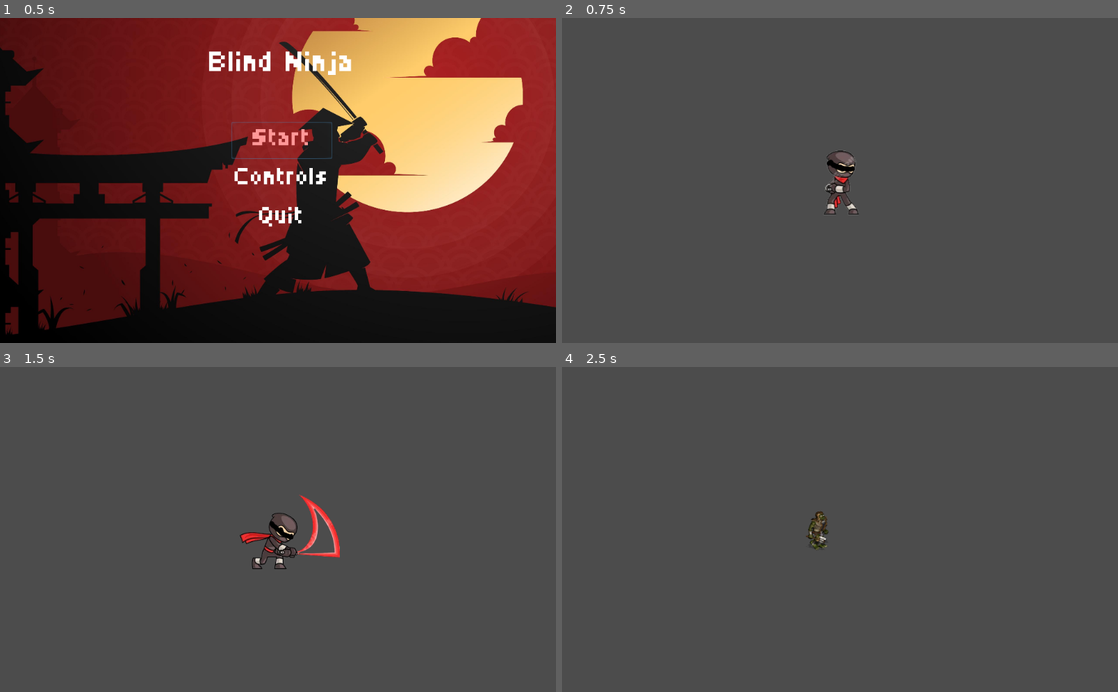
Above: before the commit, frames 1-4 (two rows, left to right).
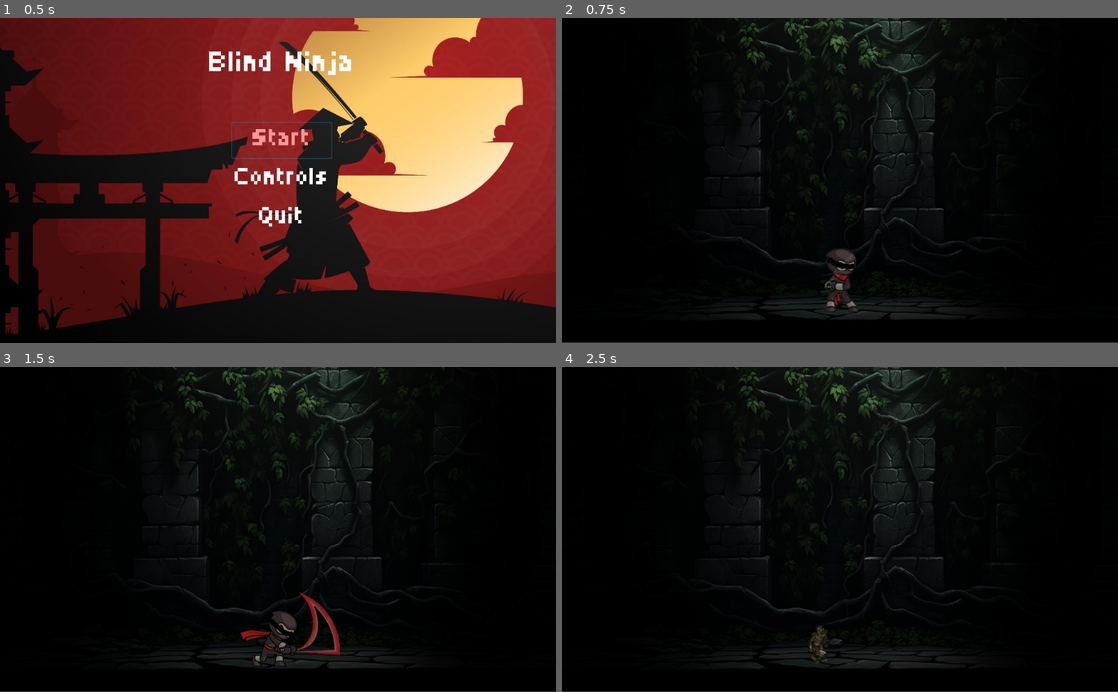
Above: after the commit, the same moments.

Repository: guedeslucas1/PCS3549
Game: Godot game, scene res://Src/TelaInicial/StartScreen.tscn
The game is run twice, just before and just after one commit, with the same random seed, the same clock (stepped at 60 frames per second) and the same inputs.
Inputs:
- Up to frame 1 (0.5 s): no input
- Up to frame 2 (0.75 s): click "Start" at 0.5 s
- Up to frame 3 (1.5 s): tap Enter at 1.25 s; hold Q (atack) from 1.28 s (still down)
- Up to frame 4 (2.5 s): release Q (atack) at 2.03 s; tap Q (atack) at 2.1 s

Frame 1 is identical in both runs. In frame 2, 99% of the frame differs, in the area x 0-100%, y 0-100%; in frame 3, 99%; in frame 4, 99%.

Commit message:
Add sound

Diff:
--- a/Src/Inimigo/Inimigo.gd
+++ b/Src/Inimigo/Inimigo.gd
@@ -17,6 +17,7 @@
 	$AnimatedSprite.animation = "Walk"
 	$AnimatedSprite.flip_h = (velocity.x < 0);
 	$AnimatedSprite.play()
+	$OrcSound.play()
 
 
 # Called every frame. 'delta' is the elapsed time since the previous frame.
--- a/Src/Inimigo/Inimigo.tscn
+++ b/Src/Inimigo/Inimigo.tscn
@@ -12,6 +12,7 @@
 [ext_resource path="res://Src/Inimigo/Sprites/Walk/6.png" type="Texture" id=10]
 [ext_resource path="res://Src/Inimigo/Sprites/Walk/8.png" type="Texture" id=11]
 [ext_resource path="res://Src/Inimigo/Inimigo.gd" type="Script" id=12]
+[ext_resource path="res://Src/Inimigo/407356__forthehorde68__fx_orc(1).mp3" type="AudioStream" id=13]
 
 [sub_resource type="SpriteFrames" id=1]
 animations = [ {
@@ -35,5 +36,8 @@
 position = Vector2( -1.5, 0.25 )
 shape = SubResource( 2 )
 
+[node name="OrcSound" type="AudioStreamPlayer2D" parent="."]
+stream = ExtResource( 13 )
+
 [connection signal="area_entered" from="." to="." method="_on_Area2D_area_entered"]
 [connection signal="child_entered_tree" from="CollisionShape2D" to="." method="_on_CollisionShape2D_child_entered_tree"]
--- a/Src/Main/Main.gd
+++ b/Src/Main/Main.gd
@@ -19,10 +19,10 @@
 
 	var enemy_right = randf() > 0.5
 
-	var enemy_pos = Vector2(0, screen_height/2)
+	var enemy_pos = Vector2(0, screen_height - 90)
 	if enemy_right:
 		enemy.velocity *= -1
-		enemy_pos = Vector2(screen_width, screen_height/2)
+		enemy_pos = Vector2(screen_width, screen_height - 90)
 
 	enemy.position = enemy_pos
 
@@ -37,7 +37,7 @@
 func new_game():
 	player = player_scene.instance()
 	add_child(player)
-	player.position = Vector2(screen_width/2, screen_height/2)
+	player.position = Vector2(screen_width/2, screen_height - 120)
 	$MobTimer.start()
 
 # Called when the node enters the scene tree for the first time.
--- a/Src/Main/Main.tscn
+++ b/Src/Main/Main.tscn
@@ -1,6 +1,8 @@
-[gd_scene load_steps=2 format=2]
+[gd_scene load_steps=4 format=2]
 
+[ext_resource path="res://Src/Main/Background.jpeg" type="Texture" id=1]
 [ext_resource path="res://Src/Main/Main.gd" type="Script" id=2]
+[ext_resource path="res://Src/Main/BackgroundBlack.png" type="Texture" id=3]
 
 [node name="Main" type="Node"]
 script = ExtResource( 2 )
@@ -8,4 +10,25 @@
 [node name="MobTimer" type="Timer" parent="."]
 autostart = true
 
+[node name="Background" type="Sprite" parent="."]
+position = Vector2( 512.5, 299.5 )
+scale = Vector2( 0.402734, 0.440118 )
+z_index = -1
+texture = ExtResource( 1 )
+
+[node name="BackgroundBlack" type="Sprite" parent="."]
+modulate = Color( 0, 0, 0, 1 )
+position = Vector2( 509.5, 295.5 )
+scale = Vector2( 0.361458, 0.2985 )
+z_index = 1
+texture = ExtResource( 3 )
+
+[node name="BackgroundBlack2" type="Sprite" parent="."]
+modulate = Color( 0, 0, 0, 1 )
+position = Vector2( 515.024, 296 )
+rotation = 3.14159
+scale = Vector2( 0.358664, 0.2985 )
+z_index = 1
+texture = ExtResource( 3 )
+
 [connection signal="timeout" from="MobTimer" to="." method="mob_timer_timeout"]
--- a/Src/Player/Player.tscn
+++ b/Src/Player/Player.tscn
@@ -6,6 +6,7 @@
 [ext_resource path="res://Src/Player/Sprites/Atack/3.png" type="Texture" id=4]
 [ext_resource path="res://Src/Player/Sprites/Atack/2.png" type="Texture" id=5]
 [ext_resource path="res://Src/Player/Sprites/Atack/1.png" type="Texture" id=6]
+[ext_resource path="res://Src/Player/407356__forthehorde68__fx_orc(2).mp3" type="AudioStream" id=7]
 
 [sub_resource type="CapsuleShape2D" id=3]
 radius = 31.0
@@ -40,6 +41,12 @@
 position = Vector2( 0, 3.206 )
 shape = SubResource( 2 )
 
+[node name="SwordSound" type="AudioStreamPlayer2D" parent="."]
+stream = ExtResource( 7 )
+attenuation = 0.329876
+
+[node name="Listener" type="Listener" parent="."]
+
 [connection signal="area_entered" from="." to="." method="_on_Player_area_entered"]
 [connection signal="body_entered" from="." to="." method="_on_Player_body_entered"]
 [connection signal="area_entered" from="SwordArea" to="." method="_on_SwordArea_area_entered"]
--- a/Src/Player/PlayerScript.gd
+++ b/Src/Player/PlayerScript.gd
@@ -4,11 +4,13 @@
 signal swordAreaOff
 
 export var dead = false
+onready var swordSound = $SwordSound
 
 func atack():
 	emit_signal("swordAreaOn")
 	$AnimatedSprite.animation = "Atack"
 	$AnimatedSprite.play()
+	swordSound.play()
 
 func end_animation():
 	emit_signal("swordAreaOff")
Not shown, added: Src/Inimigo/407356__forthehorde68__fx_orc(1).mp3.import
Not shown: 1 places in Src/Inimigo/Inimigo.tscn that only renumber resources
Binary file added: Src/Main/Background.jpeg
Not shown, added: Src/Main/Background.jpeg.import
Binary file added: Src/Main/BackgroundBlack.png
Not shown, added: Src/Main/BackgroundBlack.png.import
Binary file removed: Src/Main/BackgroundMain.jpg
Not shown, removed: Src/Main/BackgroundMain.jpg.import
Not shown, added: Src/Player/407356__forthehorde68__fx_orc(2).mp3.import
Not shown: 1 places in Src/Player/Player.tscn that only renumber resources
Not shown, added: Src/Inimigo/407356__forthehorde68__fx_orc(1).mp3
Not shown, added: Src/Player/407356__forthehorde68__fx_orc(2).mp3
